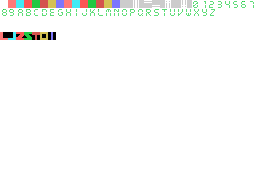
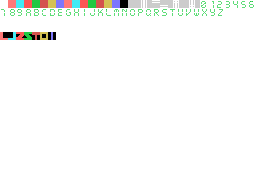
Layers edited between the first and the second 256 × 192 image:
added layer "Capa 18" above "Capa 19" over left=10, top=9, right=223, bottom=16
added layer "Capa 19" above "Capa 20" over left=1, top=9, right=5, bottom=16
added layer "Capa 20" above "Capa 17" over left=133, top=0, right=254, bottom=8
painted on "Capa 17" over left=2, top=0, right=254, bottom=16
